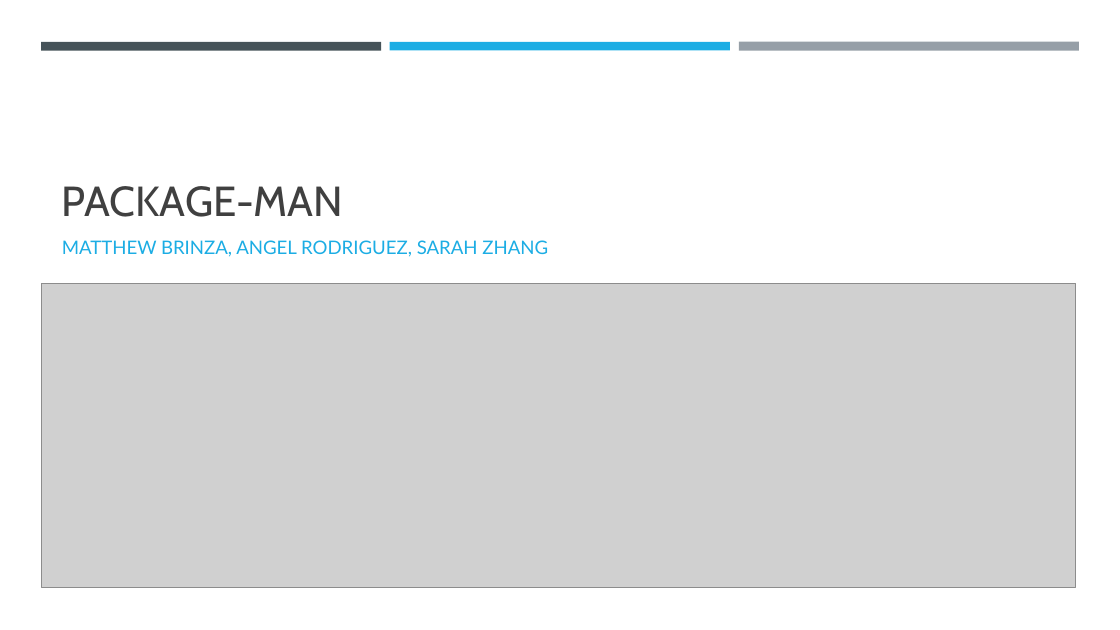
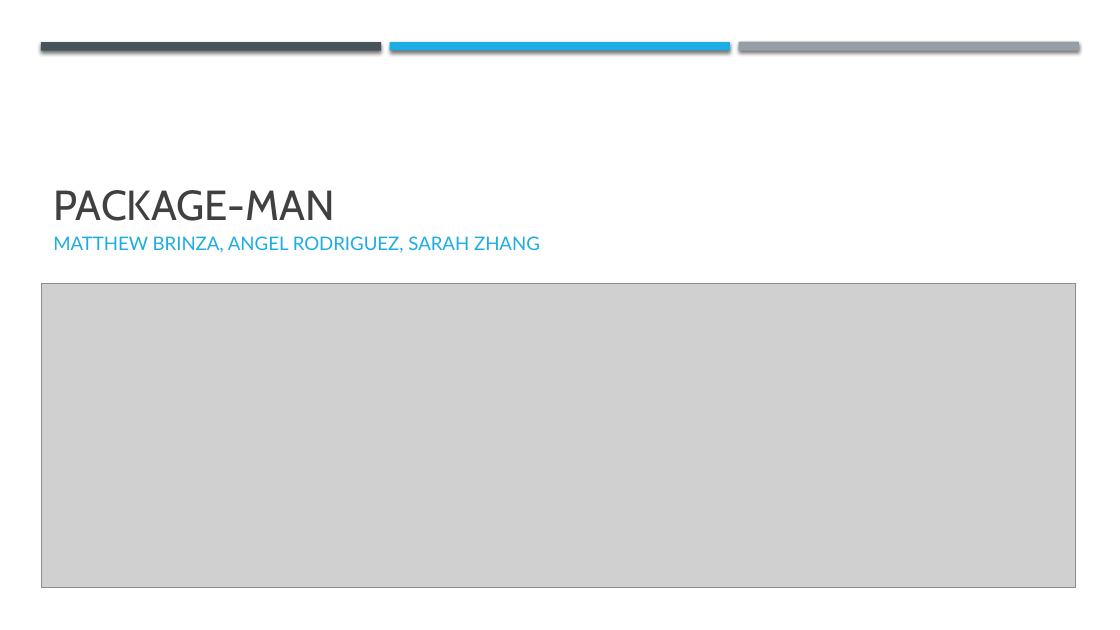
Before and after one commit to rodriang000/Sickle-Cell-Hackathon, a slide deck: slide 1 of hackathon presentation.pptx. Drawn at 1120x630 pixels with LibreOffice and Linux fonts; fonts in the diff are those of the drawing; grey boxes stand for pictures. Boxes give left, top, right and bottom in pixels: in the first picture for what was removed or moved away, otherwise in the second. Text is boxed around its words. In the diff, an @@ line names an element or a change of style, - is before the commit and + after.

```diff
--- a/hackathon presentation.pptx
+++ b/hackathon presentation.pptx
@@ shadow on in 3 elements at (x1=41, y1=42, x2=381, y2=50), (x1=390, y1=42, x2=730, y2=50), (x1=739, y1=42, x2=1079, y2=51) @@
@@ title "PACKAGE-MAN" moved from (x1=62, y1=186, x2=344, y2=217) to (x1=53, y1=190, x2=335, y2=221) @@
@@ subtitle "MATTHEW BRINZA, ANGEL RODRIGUEZ, SARAH ..." moved from (x1=62, y1=240, x2=548, y2=257) to (x1=53, y1=236, x2=540, y2=253) @@
```
Also in this commit, not shown: 5 other slides changed, 1 slide removed.
